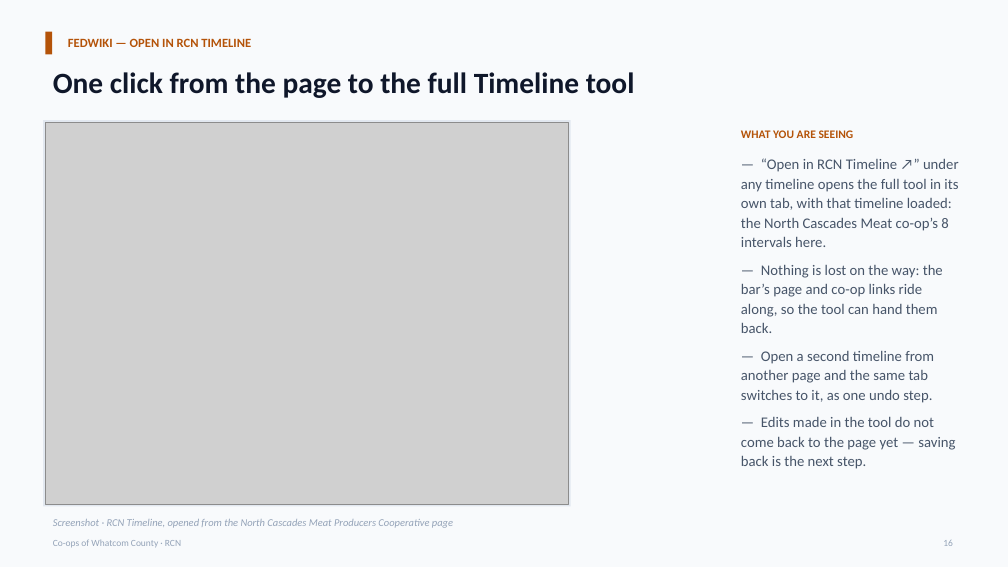
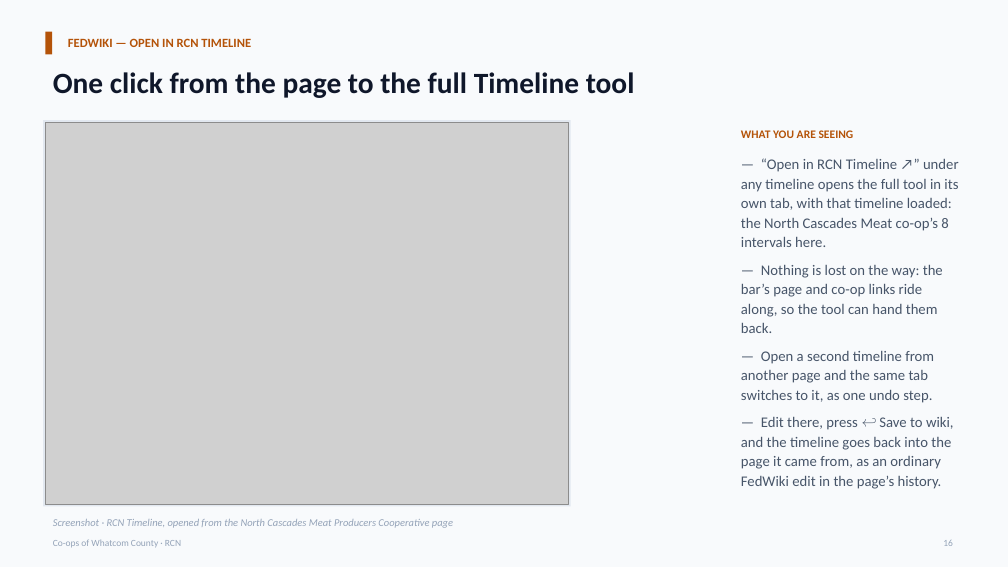
Before and after one commit to marpie1/rcn, a slide deck: slide 16 of docs/whatcom-coops-four-lenses.pptx. Drawn at 1008x567 pixels with LibreOffice and Linux fonts; fonts in the diff are those of the drawing; grey boxes stand for pictures. Boxes give left, top, right and bottom in pixels: in the first picture for what was removed or moved away, otherwise in the second. Text is boxed around its words. In the diff, an @@ line names an element or a change of style, - is before the commit and + after.

```diff
--- a/docs/whatcom-coops-four-lenses.pptx
+++ b/docs/whatcom-coops-four-lenses.pptx
@@ text at (x1=741, y1=417, x2=954, y2=489): text changed @@
-— Edits made in the tool do not come back to the page yet — saving back is the next step.
+— Edit there, press ↩ Save to wiki, and the timeline goes back into the page it came from, as an ordinary FedWiki edit in the page’s history.
```
Also in this commit, not shown: 3 other slides changed, 1 slide added, 12 other files.
